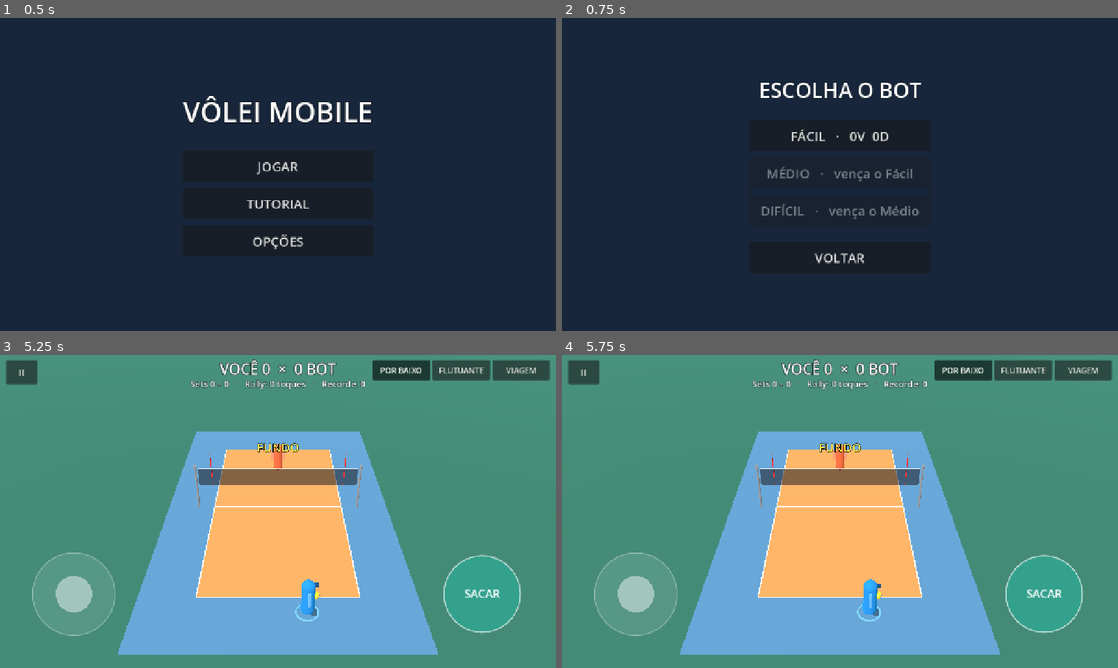
Above: before the commit, frames 1-4 (two rows, left to right).
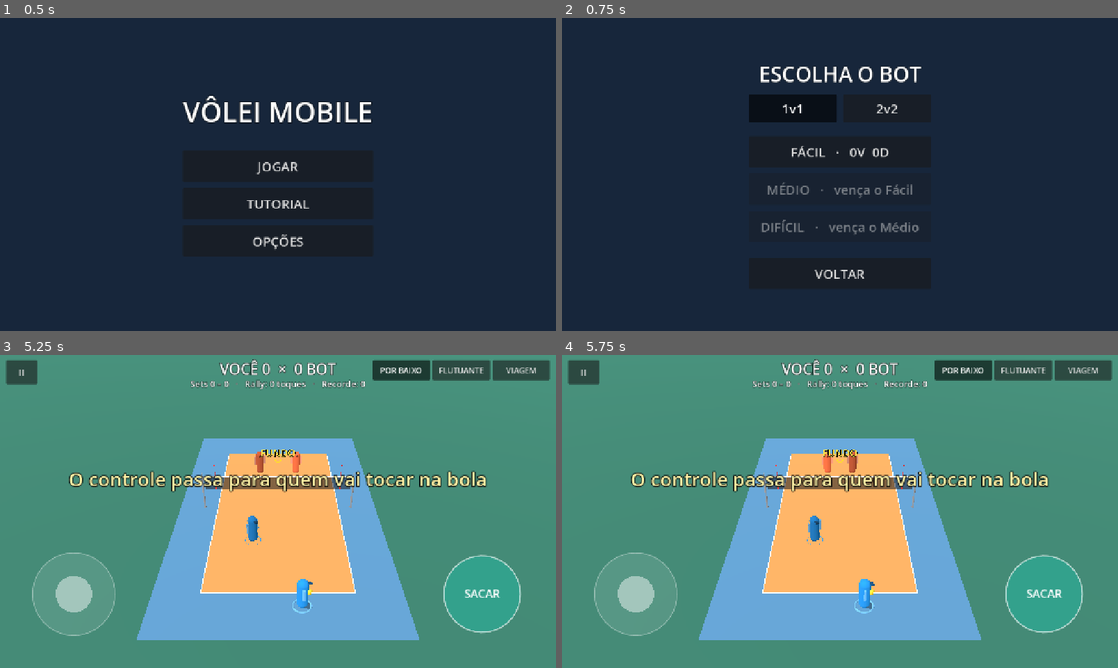
Above: after the commit, the same moments.

Repository: viniciolimadev/v-slash
Game: Godot game, scene res://scenes/app.tscn
Same seed, same stepped clock (60 frames per second), same inputs: the game is played once before the commit and once after it.
Inputs (mouse positions are in pixels of both pictures, inside the frame that each line leads up to):
- Up to frame 1 (0.5 s): no input
- Up to frame 2 (0.75 s): click "JOGAR" at 0.5 s
- Up to frame 3 (5.25 s): click (233, 445) at 1.25 s, where only the run after the commit has a clickable "1v1"; click "VOLTAR" at 2 s; click "JOGAR" at 2.75 s; click (322, 445) at 3.5 s, where only the run after the commit has a clickable "2v2"; click "FÁCIL · 0V 0D" at 4.25 s; click "PULAR" at 5 s
- Up to frame 4 (5.75 s): no input

Frame 1 is identical in both runs. In frame 2, 4.5% of the frame differs, in the area x 33-65%, y 15-84%; in frame 3, 12%; in frame 4, 12%, in the area x 12-88%, y 24-96%.

Commit message:
UI: 1v1/2v2 choice, per-mode progress (save v3) and 2v2 hint
The bot select screen gets a 1v1 | 2v2 toggle; each mode has its own
unlocked level, wins/losses and best rally (save version 3; version 1/2
values migrate to 1v1). MatchResult carries the mode (result screen and
rematch use it). The first 2v2 match shows a 4 s banner: "O controle
passa para quem vai tocar na bola" (save.hint_2v2_done).

Test: _test_save (v3 round trip, v2 migration, 2v2 win unlocks only in
2v2), _test_app_flow (2v2 opens with 4 players and the hint); e2e opens
a 2v2 match.

Diff:
--- a/scripts/app/app.gd
+++ b/scripts/app/app.gd
@@ -49,23 +49,23 @@
 func show_result(r: MatchResult) -> void:
 	var s := ResultScreen.new()
 	s.result = r
-	s.rematch_pressed.connect(func() -> void: start_match(r.level))
+	s.rematch_pressed.connect(func() -> void: start_match(r.level, r.mode))
 	s.change_level_pressed.connect(show_level_select)
 	s.menu_pressed.connect(show_title)
 	_show(s)
 
 
 ## Abre uma partida. Na primeira vez, passa antes pelo tutorial.
-func start_match(level: int) -> void:
+func start_match(level: int, mode: int = MatchConfig.Mode.ONE_V_ONE) -> void:
 	if not save.tutorial_done:
-		start_tutorial(level)
+		start_tutorial(level, mode)
 		return
-	var m := _open_match(MatchConfig.from_save(save, level))
+	var m := _open_match(MatchConfig.from_save(save, level, mode))
 	m.match_finished.connect(_on_match_finished)
 
 
-## then_level = nível a jogar depois do tutorial; -1 = volta ao título.
-func start_tutorial(then_level: int) -> void:
+## then_level = nível a jogar depois do tutorial (no modo then_mode); -1 = volta ao título.
+func start_tutorial(then_level: int, then_mode: int = MatchConfig.Mode.ONE_V_ONE) -> void:
 	var cfg := MatchConfig.from_save(save, 0)
 	cfg.endless = true
 	cfg.tutorial = true
@@ -74,7 +74,7 @@
 		save.tutorial_done = true
 		save.save_file()
 		if then_level >= 0:
-			start_match(then_level)
+			start_match(then_level, then_mode)
 		else:
 			show_title())
 
--- a/scripts/app/match_config.gd
+++ b/scripts/app/match_config.gd
@@ -15,8 +15,9 @@
 var serve_type := ServeType.Kind.UNDER
 
 
-static func from_save(save: SaveData, level: int) -> MatchConfig:
+static func from_save(save: SaveData, level: int, p_mode: int = Mode.ONE_V_ONE) -> MatchConfig:
 	var c := MatchConfig.new()
+	c.mode = p_mode
 	c.bot_level = level
 	c.endless = false
 	c.aim_sens = save.aim_sens
--- a/scripts/core/match_result.gd
+++ b/scripts/core/match_result.gd
@@ -4,6 +4,7 @@
 
 var winner: int
 var level: int
+var mode: int = MatchConfig.Mode.ONE_V_ONE
 var sets: Array[Vector2i]
 var stats: MatchStats
 var unlocked := -1                  # nível liberado por esta vitória (-1 = nenhum); preenchido pelo save
--- a/scripts/core/save_data.gd
+++ b/scripts/core/save_data.gd
@@ -3,17 +3,26 @@
 ## Progresso, recordes e opções em user://save.cfg (ConfigFile versionado).
 ## Arquivo ausente ou ilegível = valores padrão; nunca derruba o jogo.
 
-const VERSION := 2                  # 2: tipo de saque nas opções (Fase 2)
+const VERSION := 3                  # 2: tipo de saque (Fase 2); 3: progresso e recordes por modo (Fase 3)
 const DEFAULT_PATH := "user://save.cfg"
 const AIM_SENS_MIN := 0.5
 const AIM_SENS_MAX := 2.0
+const MODE_KEYS := ["1v1", "2v2"]   # sufixo das chaves por modo (índice = MatchConfig.Mode)
+
+
+## Progresso e recordes de um modo.
+class ModeRecord:
+	extends RefCounted
+	var unlocked_level := 0
+	var best_rally := 0
+	var wins: Array[int] = [0, 0, 0]
+	var losses: Array[int] = [0, 0, 0]
+
 
 var path: String
-var unlocked_level := 0
+var records: Array[ModeRecord] = [ModeRecord.new(), ModeRecord.new()]
 var tutorial_done := false
-var best_rally := 0
-var wins: Array[int] = [0, 0, 0]
-var losses: Array[int] = [0, 0, 0]
+var hint_2v2_done := false          # dica "o controle passa para quem vai tocar" já mostrada
 var aim_sens := 1.0                 # multiplicador de Tuning.AIM_SENS
 var left_handed := false
 var vibration := true
@@ -29,11 +38,17 @@
 	if cfg.load(path) != OK:
 		return
 	# version > VERSION: lê o que entende; campos novos de versões futuras são ignorados
-	unlocked_level = clampi(_int(cfg, "progress", "unlocked_level", 0), 0, 2)
+	for mode in MODE_KEYS.size():
+		var r := records[mode]
+		var suffix := "_" + str(MODE_KEYS[mode])
+		# versões 1 e 2 não tinham modo: os valores sem sufixo são do 1v1
+		var legacy := mode == MatchConfig.Mode.ONE_V_ONE
+		r.unlocked_level = clampi(_int(cfg, "progress", _key(cfg, "progress", "unlocked_level", suffix, legacy), 0), 0, 2)
+		r.best_rally = maxi(_int(cfg, "records", _key(cfg, "records", "best_rally", suffix, legacy), 0), 0)
+		r.wins = _int_array(cfg, "records", _key(cfg, "records", "wins", suffix, legacy))
+		r.losses = _int_array(cfg, "records", _key(cfg, "records", "losses", suffix, legacy))
 	tutorial_done = bool(cfg.get_value("progress", "tutorial_done", false))
-	best_rally = maxi(_int(cfg, "records", "best_rally", 0), 0)
-	wins = _int_array(cfg, "records", "wins")
-	losses = _int_array(cfg, "records", "losses")
+	hint_2v2_done = bool(cfg.get_value("progress", "hint_2v2_done", false))
 	aim_sens = clampf(float(cfg.get_value("options", "aim_sens", 1.0)), AIM_SENS_MIN, AIM_SENS_MAX)
 	left_handed = bool(cfg.get_value("options", "left_handed", false))
 	vibration = bool(cfg.get_value("options", "vibration", true))
@@ -45,11 +60,15 @@
 func save_file() -> Error:
 	var cfg := ConfigFile.new()
 	cfg.set_value("meta", "version", VERSION)
-	cfg.set_value("progress", "unlocked_level", unlocked_level)
+	for mode in MODE_KEYS.size():
+		var r := records[mode]
+		var suffix := "_" + str(MODE_KEYS[mode])
+		cfg.set_value("progress", "unlocked_level" + suffix, r.unlocked_level)
+		cfg.set_value("records", "best_rally" + suffix, r.best_rally)
+		cfg.set_value("records", "wins" + suffix, r.wins)
+		cfg.set_value("records", "losses" + suffix, r.losses)
 	cfg.set_value("progress", "tutorial_done", tutorial_done)
-	cfg.set_value("records", "best_rally", best_rally)
-	cfg.set_value("records", "wins", wins)
-	cfg.set_value("records", "losses", losses)
+	cfg.set_value("progress", "hint_2v2_done", hint_2v2_done)
 	cfg.set_value("options", "aim_sens", aim_sens)
 	cfg.set_value("options", "left_handed", left_handed)
 	cfg.set_value("options", "vibration", vibration)
@@ -64,17 +83,37 @@
 	return err
 
 
-## Registra uma partida terminada (não grava sozinho). Preenche r.unlocked.
+func rec(mode: int) -> ModeRecord:
+	return records[mode]
+
+
+## Maior rally em qualquer modo (título).
+func best_rally_any() -> int:
+	var best := 0
+	for r in records:
+		best = maxi(best, r.best_rally)
+	return best
+
+
+## Registra uma partida terminada no modo dela (não grava sozinho). Preenche r.unlocked.
 func record_result(r: MatchResult) -> void:
-	best_rally = maxi(best_rally, r.stats.best_rally)
+	var m := records[r.mode]
+	m.best_rally = maxi(m.best_rally, r.stats.best_rally)
 	if r.winner != 0:
-		losses[r.level] += 1
+		m.losses[r.level] += 1
 		return
-	wins[r.level] += 1
+	m.wins[r.level] += 1
 	var next := mini(r.level + 1, 2)
-	if next > unlocked_level:
-		unlocked_level = next
+	if next > m.unlocked_level:
+		m.unlocked_level = next
 		r.unlocked = next
+
+
+## Chave do modo (key + suffix); no 1v1, se ela não existe, a chave antiga sem sufixo (saves 1 e 2).
+func _key(cfg: ConfigFile, sec: String, key: String, suffix: String, legacy: bool) -> String:
+	if legacy and not cfg.has_section_key(sec, key + suffix):
+		return key
+	return key + suffix
 
 
 func _int(cfg: ConfigFile, sec: String, key: String, default: int) -> int:
--- a/scripts/core/tuning.gd
+++ b/scripts/core/tuning.gd
@@ -18,6 +18,7 @@
 const POINT_PAUSE := 1.8           # s entre um ponto e o próximo saque
 const SET_PAUSE := 3.0             # s de faixa "Fim do set" antes do saque seguinte
 const MATCH_END_DELAY := 2.0       # s de comemoração antes da tela de resultado
+const HINT_SECS := 4.0             # s da dica de primeira partida 2v2
 
 # --- Bola ---
 const BALL_RADIUS := 0.16          # maior que a real (0,105) p/ ler na tela do celular
--- a/scripts/main.gd
+++ b/scripts/main.gd
@@ -152,6 +152,15 @@
 		tutorial.finished.connect(func(skipped: bool) -> void: tutorial_finished.emit(skipped))
 
 
+## Primeira partida 2v2: faixa explicando a troca de controle (uma vez por save).
+func _show_first_hint() -> void:
+	if config.mode != MatchConfig.Mode.TWO_V_TWO or autoplay or save == null or save.hint_2v2_done:
+		return
+	hud.banner("O controle passa para quem vai tocar na bola", Color(1.0, 0.95, 0.65), Tuning.HINT_SECS)
+	save.hint_2v2_done = true
+	save.save_file()
+
+
 func _build_ui() -> void:
 	var layer := CanvasLayer.new()
 	layer.layer = 1
@@ -190,6 +199,7 @@
 	game.point_scored.connect(_on_point)
 	game.set_over.connect(_on_set_over)
 	game.match_over.connect(_on_match_over)
+	_show_first_hint()
 
 
 ## Quem você controla agora (no 2v2 muda durante o rally; no 1v1 é sempre `human`).
@@ -299,7 +309,9 @@
 	if _finished or game.rules.winner < 0:
 		return
 	_finished = true
-	match_finished.emit(MatchResult.new(game.rules.winner, config.bot_level, game.rules.history, stats))
+	var r := MatchResult.new(game.rules.winner, config.bot_level, game.rules.history, stats)
+	r.mode = config.mode
+	match_finished.emit(r)
 
 
 # ---------------------------------------------------------------- pausa e opções
--- a/scripts/ui/screens/level_select_screen.gd
+++ b/scripts/ui/screens/level_select_screen.gd
@@ -1,11 +1,13 @@
 class_name LevelSelectScreen
 extends Screen
-## Escolha do bot. Níveis ainda não liberados aparecem desativados com o que falta fazer.
+## Escolha do modo (1v1 / 2v2) e do bot. Cada modo tem seus níveis liberados e recordes;
+## níveis ainda não liberados aparecem desativados com o que falta fazer.
 
-signal level_chosen(level: int)
+signal level_chosen(level: int, mode: int)
 signal back_pressed
 
 var save: SaveData
+var mode: int = MatchConfig.Mode.ONE_V_ONE
 
 
 func _init() -> void:
@@ -14,14 +16,40 @@
 
 func _build() -> void:
 	add_title("ESCOLHA O BOT", 48)
-	add_space(8.0)
+	var row := HBoxContainer.new()
+	row.alignment = BoxContainer.ALIGNMENT_CENTER
+	row.add_theme_constant_override("separation", int(GAP))
+	column.add_child(row)
+	for m in SaveData.MODE_KEYS.size():
+		var key := str(SaveData.MODE_KEYS[m])
+		var t := Button.new()
+		t.text = key
+		t.focus_mode = Control.FOCUS_NONE
+		t.toggle_mode = true
+		t.button_pressed = m == mode
+		t.custom_minimum_size = Vector2(BUTTON_SIZE.x * 0.5 - GAP * 0.5, 64.0)
+		t.add_theme_font_size_override("font_size", 30)
+		t.pressed.connect(func() -> void: set_mode(m))
+		row.add_child(t)
+		E2eHooks.publish(screen_name + "/" + key, t)
+	add_space(4.0)
+	var r := save.rec(mode)
 	for lvl in 3:
 		var lvl_name := str(Tuning.BOT_NAMES[lvl]).to_upper()
-		var text := "%s   ·   %dV  %dD" % [lvl_name, save.wins[lvl], save.losses[lvl]]
-		var locked := lvl > save.unlocked_level
+		var text := "%s   ·   %dV  %dD" % [lvl_name, r.wins[lvl], r.losses[lvl]]
+		var locked := lvl > r.unlocked_level
 		if locked:
 			text = "%s   ·   vença o %s" % [lvl_name, Tuning.BOT_NAMES[lvl - 1]]
-		var b := add_button(text, str(lvl), func() -> void: level_chosen.emit(lvl))
+		var b := add_button(text, str(lvl), func() -> void: level_chosen.emit(lvl, mode))
 		b.disabled = locked
 	add_space(8.0)
 	add_button("VOLTAR", "back", func() -> void: back_pressed.emit())
+
+
+## Troca o modo e remonta os cartões com o progresso dele.
+func set_mode(m: int) -> void:
+	mode = m
+	for c in column.get_children():
+		column.remove_child(c)
+		c.queue_free()
+	_build()
--- a/scripts/ui/screens/result_screen.gd
+++ b/scripts/ui/screens/result_screen.gd
@@ -20,7 +20,8 @@
 	var sets: PackedStringArray = []
 	for s in result.sets:
 		sets.append("%d × %d" % [s.x, s.y])
-	add_line("Bot %s   ·   %s" % [Tuning.BOT_NAMES[result.level], "   ".join(sets)], 30, Color.WHITE)
+	add_line("%s   ·   Bot %s   ·   %s" % [SaveData.MODE_KEYS[result.mode], Tuning.BOT_NAMES[result.level],
+			"   ".join(sets)], 30, Color.WHITE)
 	var st := result.stats
 	var secs := int(st.duration())
 	add_line("Duração %d:%02d   ·   Maior rally %d   ·   Perfeitos %d%%" % [
--- a/scripts/ui/screens/title_screen.gd
+++ b/scripts/ui/screens/title_screen.gd
@@ -15,8 +15,8 @@
 
 func _build() -> void:
 	add_title("VÔLEI MOBILE", 64)
-	if save != null and save.best_rally > 0:
-		add_line("Recorde de rally: %d toques" % save.best_rally)
+	if save != null and save.best_rally_any() > 0:
+		add_line("Recorde de rally: %d toques" % save.best_rally_any())
 	add_space(18.0)
 	add_button("JOGAR", "play", func() -> void: play_pressed.emit())
 	add_button("TUTORIAL", "tutorial", func() -> void: tutorial_pressed.emit())
--- a/tests/run_tests.gd
+++ b/tests/run_tests.gd
@@ -1289,53 +1289,77 @@
 	DirAccess.remove_absolute(path)
 	var s := SaveData.new(path)
 	s.load_file()
-	_check(s.unlocked_level == 0 and not s.tutorial_done and s.aim_sens == 1.0 and s.vibration,
+	var one := s.rec(MatchConfig.Mode.ONE_V_ONE)
+	_check(one.unlocked_level == 0 and not s.tutorial_done and s.aim_sens == 1.0 and s.vibration,
 			"sem arquivo: valores padrão")
-	s.unlocked_level = 1
+	one.unlocked_level = 1
 	s.tutorial_done = true
-	s.best_rally = 12
-	s.wins = [3, 1, 0]
-	s.losses = [0, 2, 0]
+	one.best_rally = 12
+	one.wins = [3, 1, 0]
+	one.losses = [0, 2, 0]
+	s.rec(MatchConfig.Mode.TWO_V_TWO).wins = [1, 0, 0]
+	s.hint_2v2_done = true
 	s.aim_sens = 1.4
 	s.left_handed = true
 	s.vibration = false
 	_check(s.save_file() == OK and not FileAccess.file_exists(path + ".tmp"), "grava sem deixar arquivo temporário")
 	var r := SaveData.new(path)
 	r.load_file()
-	_check(r.unlocked_level == 1 and r.tutorial_done and r.best_rally == 12 and r.wins == [3, 1, 0]
-			and r.losses == [0, 2, 0] and is_equal_approx(r.aim_sens, 1.4) and r.left_handed and not r.vibration,
-			"ida e volta de todos os campos")
+	var r1 := r.rec(MatchConfig.Mode.ONE_V_ONE)
+	_check(r1.unlocked_level == 1 and r.tutorial_done and r1.best_rally == 12 and r1.wins == [3, 1, 0]
+			and r1.losses == [0, 2, 0] and is_equal_approx(r.aim_sens, 1.4) and r.left_handed and not r.vibration
+			and r.rec(MatchConfig.Mode.TWO_V_TWO).wins == [1, 0, 0] and r.hint_2v2_done,
+			"ida e volta de todos os campos (os dois modos)")
 	var f := FileAccess.open(path, FileAccess.WRITE)
 	f.store_string("isto não é um ConfigFile [[[")
 	f.close()
 	r = SaveData.new(path)
 	r.load_file()
-	_check(r.unlocked_level == 0 and r.wins == [0, 0, 0], "arquivo ilegível: valores padrão")
+	_check(r.rec(0).unlocked_level == 0 and r.rec(0).wins == [0, 0, 0], "arquivo ilegível: valores padrão")
 	var cfg := ConfigFile.new()
 	cfg.set_value("progress", "unlocked_level", 9)
 	cfg.set_value("options", "aim_sens", 50.0)
 	cfg.set_value("records", "wins", ["x", -4])
 	cfg.save(path)
 	r.load_file()
-	_check(r.unlocked_level == 2 and r.aim_sens == SaveData.AIM_SENS_MAX and r.wins == [0, 0, 0],
+	_check(r.rec(0).unlocked_level == 2 and r.aim_sens == SaveData.AIM_SENS_MAX and r.rec(0).wins == [0, 0, 0],
 			"valores fora do limite são cortados")
+	# save da versão 2 (sem modo): tudo vai para o 1v1; o 2v2 começa do zero
+	var v2 := ConfigFile.new()
+	v2.set_value("meta", "version", 2)
+	v2.set_value("progress", "unlocked_level", 2)
+	v2.set_value("records", "best_rally", 17)
+	v2.set_value("records", "wins", [4, 2, 1])
+	v2.set_value("records", "losses", [1, 3, 5])
+	v2.save(path)
+	r = SaveData.new(path)
+	r.load_file()
+	var two := r.rec(MatchConfig.Mode.TWO_V_TWO)
+	_check(r.rec(0).unlocked_level == 2 and r.rec(0).best_rally == 17 and r.rec(0).wins == [4, 2, 1]
+			and r.rec(0).losses == [1, 3, 5] and two.unlocked_level == 0 and two.wins == [0, 0, 0] and not r.hint_2v2_done,
+			"migração da versão 2: o progresso vira o do 1v1")
 	var st := MatchStats.new()
 	st.best_rally = 9
 	var fresh := SaveData.new(path)
 	var win := MatchResult.new(0, 0, [Vector2i(15, 3), Vector2i(15, 4)], st)
 	fresh.record_result(win)
-	_check(fresh.unlocked_level == 1 and win.unlocked == 1 and fresh.wins[0] == 1 and fresh.best_rally == 9,
+	_check(fresh.rec(0).unlocked_level == 1 and win.unlocked == 1 and fresh.rec(0).wins[0] == 1 and fresh.rec(0).best_rally == 9,
 			"vencer o Fácil libera o Médio")
 	var again := MatchResult.new(0, 0, [], st)
 	fresh.record_result(again)
-	_check(fresh.unlocked_level == 1 and again.unlocked == -1, "vencer de novo não libera nada novo")
+	_check(fresh.rec(0).unlocked_level == 1 and again.unlocked == -1, "vencer de novo não libera nada novo")
 	var loss := MatchResult.new(1, 1, [], st)
 	fresh.record_result(loss)
-	_check(fresh.losses[1] == 1 and fresh.unlocked_level == 1, "derrota conta e não libera")
-	fresh.unlocked_level = 2
+	_check(fresh.rec(0).losses[1] == 1 and fresh.rec(0).unlocked_level == 1, "derrota conta e não libera")
+	fresh.rec(0).unlocked_level = 2
 	var top := MatchResult.new(0, 2, [], st)
 	fresh.record_result(top)
-	_check(fresh.unlocked_level == 2 and top.unlocked == -1, "vencer o Difícil mantém o nível 2")
+	_check(fresh.rec(0).unlocked_level == 2 and top.unlocked == -1, "vencer o Difícil mantém o nível 2")
+	var duo := MatchResult.new(0, 0, [], st)
+	duo.mode = MatchConfig.Mode.TWO_V_TWO
+	fresh.record_result(duo)
+	_check(fresh.rec(1).unlocked_level == 1 and fresh.rec(1).wins[0] == 1 and fresh.rec(0).wins[0] == 2,
+			"vitória no 2v2 conta e libera só no 2v2")
 	DirAccess.remove_absolute(path)
 
 
@@ -1491,13 +1515,25 @@
 	_check(res is ResultScreen and (res as ResultScreen).result.unlocked == 1, "resultado aparece e avisa o Médio liberado")
 	var r := SaveData.new(path)
 	r.load_file()
-	_check(r.wins[0] == 1 and r.unlocked_level == 1 and r.tutorial_done, "vitória gravada no arquivo")
+	_check(r.rec(0).wins[0] == 1 and r.rec(0).unlocked_level == 1 and r.tutorial_done, "vitória gravada no arquivo")
 	app.call("start_match", 1)
 	m = app.get("match_node")
 	m.pause_game()
 	_check(paused and m.pause_menu.visible, "partida do App pausa")
 	m.pause_menu.quit_pressed.emit()
 	_check(app.get("screen") is TitleScreen and not paused, "Sair para o menu volta ao título e despausa")
+	# 2v2: alternador na escolha, progresso próprio, dica de primeira partida
+	app.call("show_level_select")
+	var sel: LevelSelectScreen = app.get("screen")
+	sel.set_mode(MatchConfig.Mode.TWO_V_TWO)
+	btns = _buttons(sel)
+	_check(btns.size() == 4 and not btns[0].disabled and btns[1].disabled, "2v2: só o Fácil liberado (progresso próprio)")
+	btns[0].pressed.emit()
+	m = app.get("match_node")
+	_check(m != null and m.game.players.size() == 4 and not m.game.rules.same_player_twice and save.hint_2v2_done,
+			"2v2 abre com 4 jogadores, regra de dupla e a dica")
+	m.pause_game()
+	m.pause_menu.quit_pressed.emit()
 	root.remove_child(app)
 	app.free()
 	DirAccess.remove_absolute(path)
Not shown, changed: tests/e2e/mobile_smoke.js
